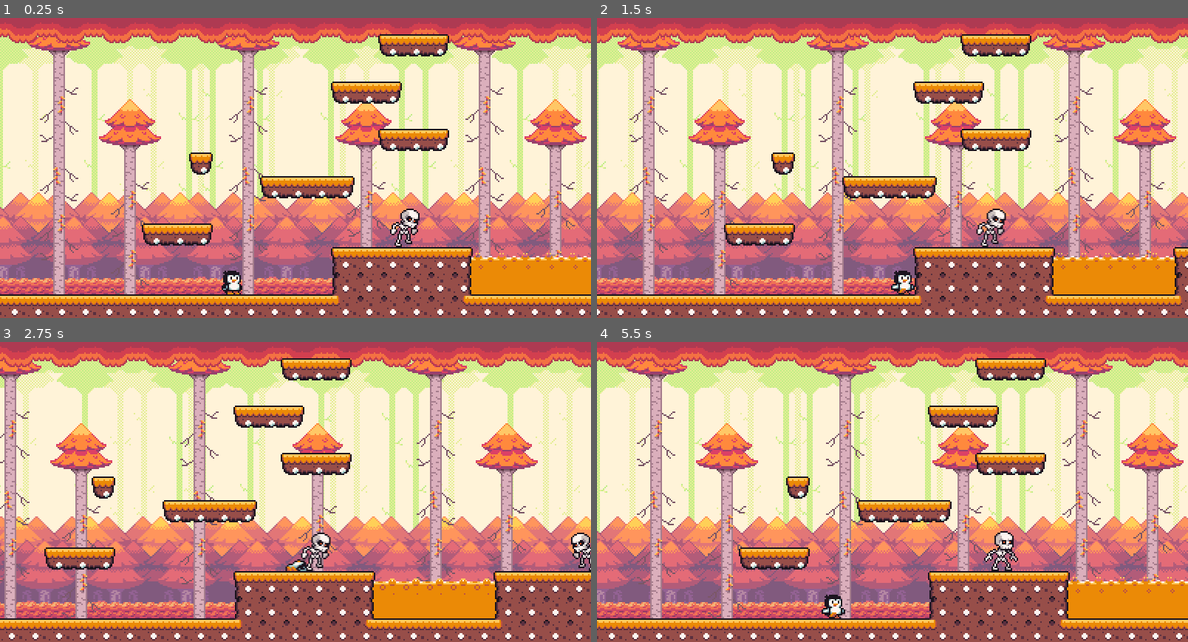
Above: before the commit, frames 1-4 (two rows, left to right).
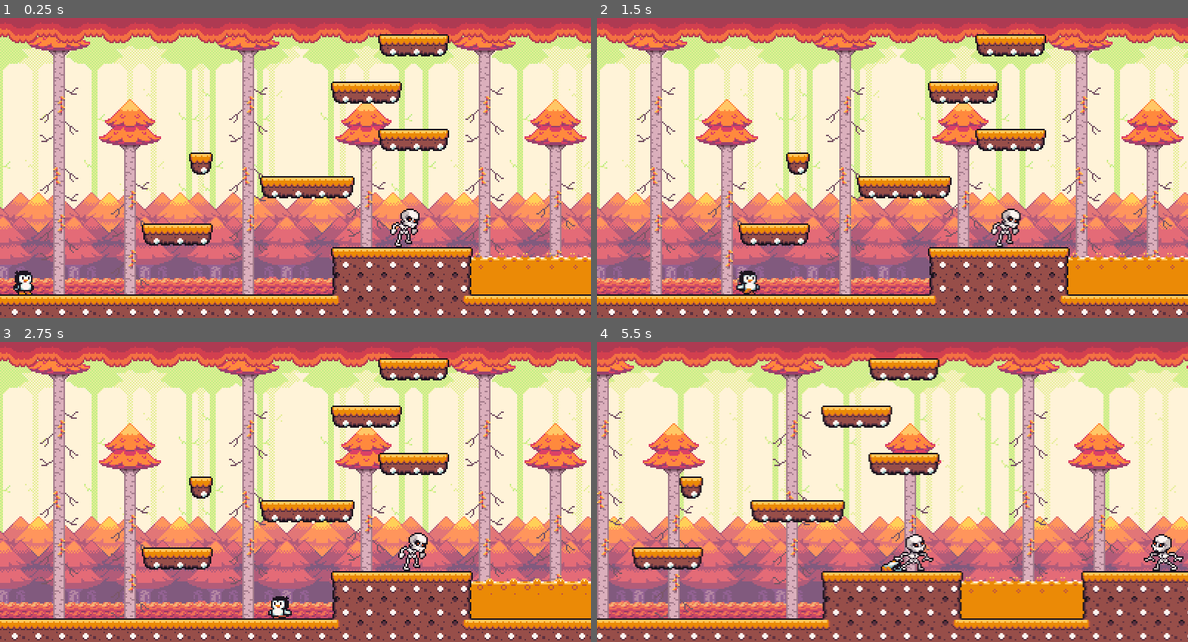
Above: after the commit, the same moments.

Repository: patrickmaciel/godot-plataforma-2d-youtube
Game: Godot game, scene res://scene/forest.tscn
Two runs of this game, one before a commit and one after it. Both use one fixed random seed, a clock stepped at 60 frames per second and the inputs below.
Inputs:
- Up to frame 1 (0.25 s): no input
- Up to frame 2 (1.5 s): hold D (right) from 0.53 s (still down); tap W (up) at 0.77 s
- Up to frame 3 (2.75 s): tap W (up) at 1.52 s; release D (right) at 2.03 s; hold A (left) from 2.03 s (still down)
- Up to frame 4 (5.5 s): release A (left) at 2.78 s; hold D (right) 2.78-4.28 s; tap W (up) at 3.02, 3.77, 4.52 s; hold A (left) 4.28-5.03 s; hold D (right) from 5.03 s (still down)

The runs differ from the first frame. In frame 1, 0.5% of the frame differs, in the area x 2-41%, y 84-93%; in frame 2, 47%; in frame 3, 63%; in frame 4, 67%, in the area x 0-100%, y 1-100%.

Commit message:
fix: camera flickering

Diff:
--- a/scene/forest.tscn
+++ b/scene/forest.tscn
@@ -65,9 +65,10 @@
 metadata/_edit_vertical_guides_ = [724.0]
 
 [node name="Player" parent="." unique_id=592507838 instance=ExtResource("1_2xpkg")]
-position = Vector2(157, 179)
+position = Vector2(16, 184)
 
 [node name="camera" parent="." unique_id=1764486754 instance=ExtResource("2_jo4av")]
+position = Vector2(16, 184)
 limit_top = 0
 limit_right = 724
 
--- a/scene/tropic.tscn
+++ b/scene/tropic.tscn
@@ -33,12 +33,13 @@
 metadata/_edit_vertical_guides_ = [851.0]
 
 [node name="Player" parent="." unique_id=592507838 instance=ExtResource("1_bmxgx")]
-position = Vector2(13, 158)
+position = Vector2(16, 168)
 
 [node name="Skeleton" parent="." unique_id=1216145598 instance=ExtResource("2_t8vtq")]
 position = Vector2(121, 160)
 
 [node name="camera" parent="." unique_id=1764486754 instance=ExtResource("2_34ia6")]
+position = Vector2(16, 168)
 limit_right = 850
 
 [node name="Terrain" type="TileMapLayer" parent="." unique_id=1922692662]
